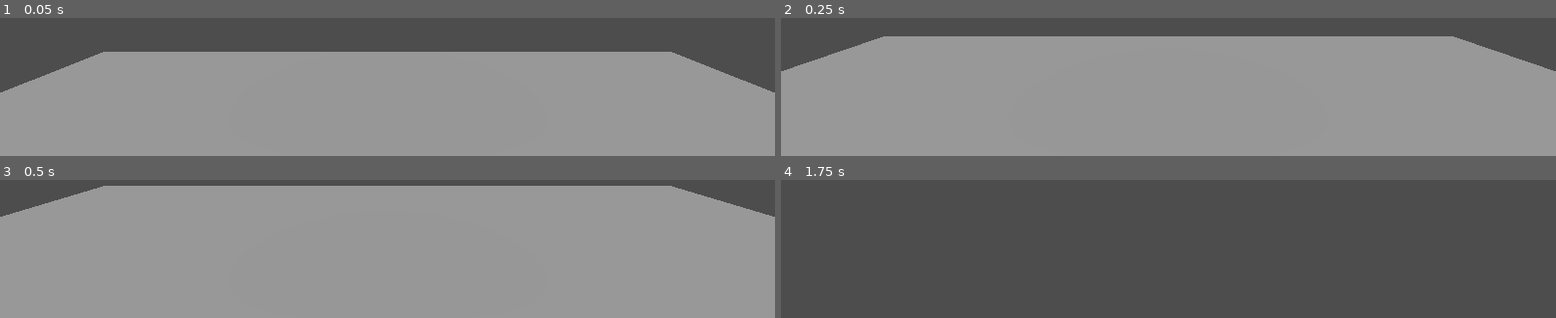
Above: before the commit, frames 1-4 (two rows, left to right).
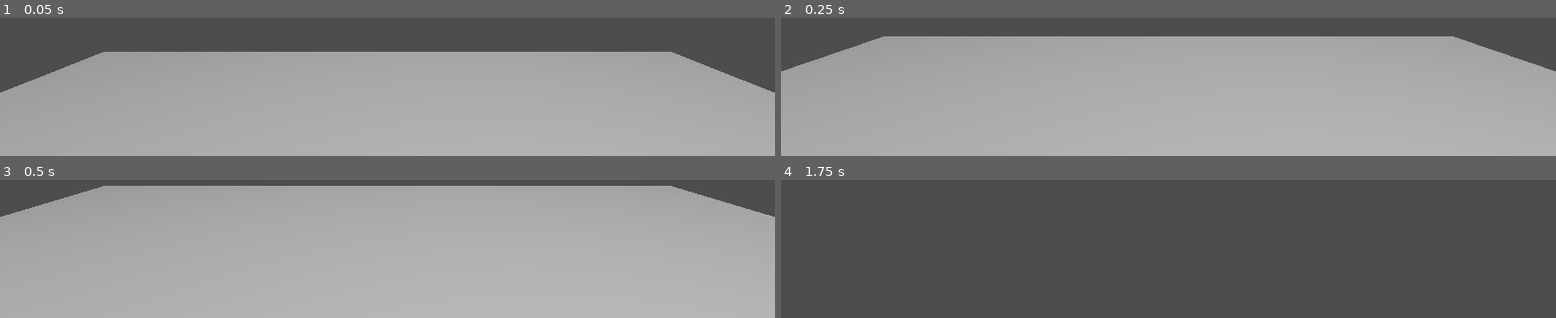
Above: after the commit, the same moments.

Repository: greatbrick0/SeriousGame2024
Game: Godot game, scene res://Scenes/Levels/level_test.tscn
The game is run twice, just before and just after one commit, with the same random seed, the same clock (stepped at 60 frames per second) and the same inputs.
Inputs (mouse positions are in pixels of both pictures, inside the frame that each line leads up to):
- Up to frame 1 (0.05 s): no input
- Up to frame 2 (0.25 s): no input
- Up to frame 3 (0.5 s): no input
- Up to frame 4 (1.75 s): move the mouse to (outside the picture) at 0.52 s; hold W (MoveForward) from 0.53 s (still down); move the mouse to (outside the picture) at 1.27 s

The runs differ from the first frame. In frame 1, 5.2% of the frame differs, in the area x 41-85%, y 79-100%; in frame 2, 18%; in frame 3, 32%, in the area x 22-100%, y 43-100%; in frame 4, nothing differs.

Commit message:
Added Light

Diff:
--- a/Scenes/Levels/level_test.tscn
+++ b/Scenes/Levels/level_test.tscn
@@ -7,6 +7,10 @@
 [sub_resource type="BoxShape3D" id="BoxShape3D_j420c"]
 
 [sub_resource type="Environment" id="Environment_24vcw"]
+
+[sub_resource type="SphereMesh" id="SphereMesh_113vr"]
+
+[sub_resource type="SphereShape3D" id="SphereShape3D_yw2u0"]
 
 [node name="LevelTest" type="Node3D"]
 
@@ -37,3 +41,20 @@
 
 [node name="CollisionShape3D" type="CollisionShape3D" parent="MeshInstance3D2/StaticBody3D"]
 shape = SubResource("BoxShape3D_j420c")
+
+[node name="MeshInstance3D3" type="MeshInstance3D" parent="."]
+transform = Transform3D(1, 0, 0, 0, 1, 0, 0, 0, 1, 3, 1.2, 3)
+mesh = SubResource("SphereMesh_113vr")
+skeleton = NodePath("../MeshInstance3D")
+
+[node name="StaticBody3D" type="StaticBody3D" parent="MeshInstance3D3"]
+
+[node name="CollisionShape3D" type="CollisionShape3D" parent="MeshInstance3D3/StaticBody3D"]
+shape = SubResource("SphereShape3D_yw2u0")
+
+[node name="OmniLight3D" type="OmniLight3D" parent="."]
+transform = Transform3D(1, 0, 0, 0, 1, 0, 0, 0, 1, 1, 3.5, 1)
+light_specular = 4.0
+light_bake_mode = 1
+omni_range = 10.0
+omni_attenuation = 0.5
Not shown: 1 places in Scenes/Levels/level_test.tscn that only renumber resources
